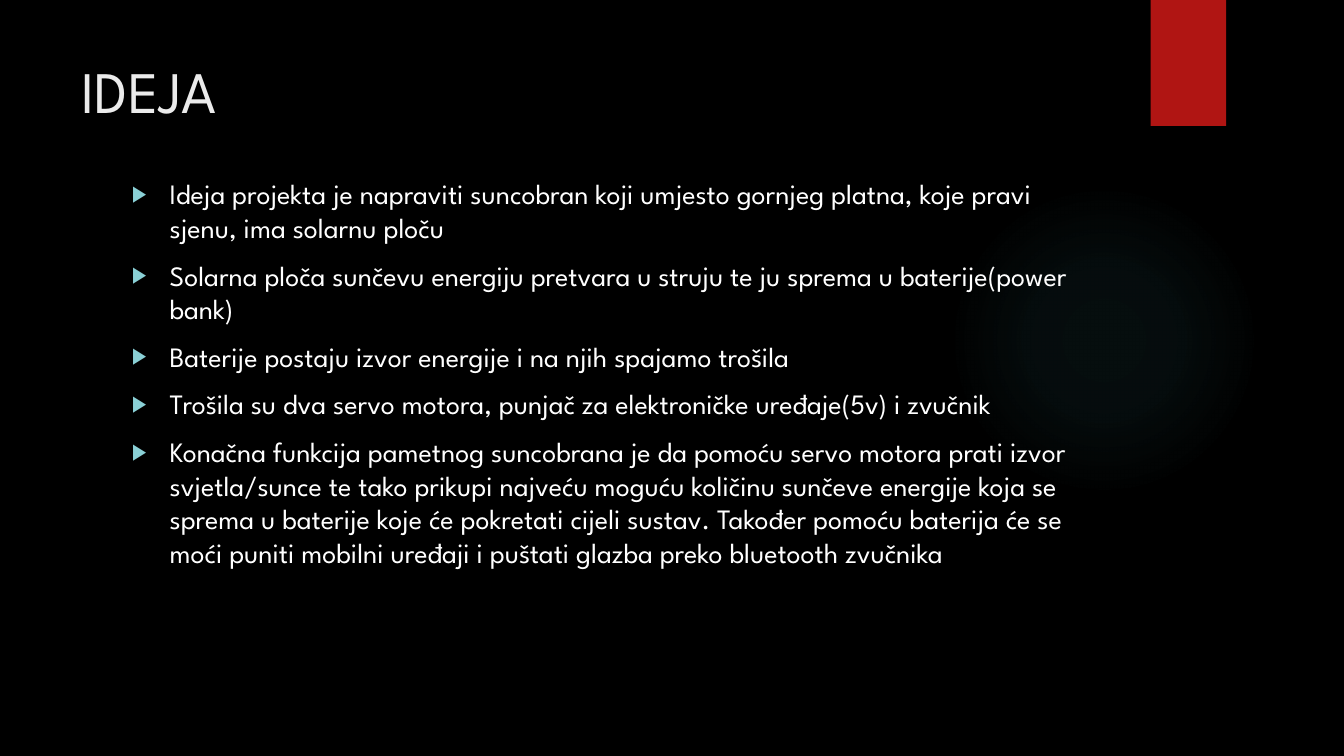
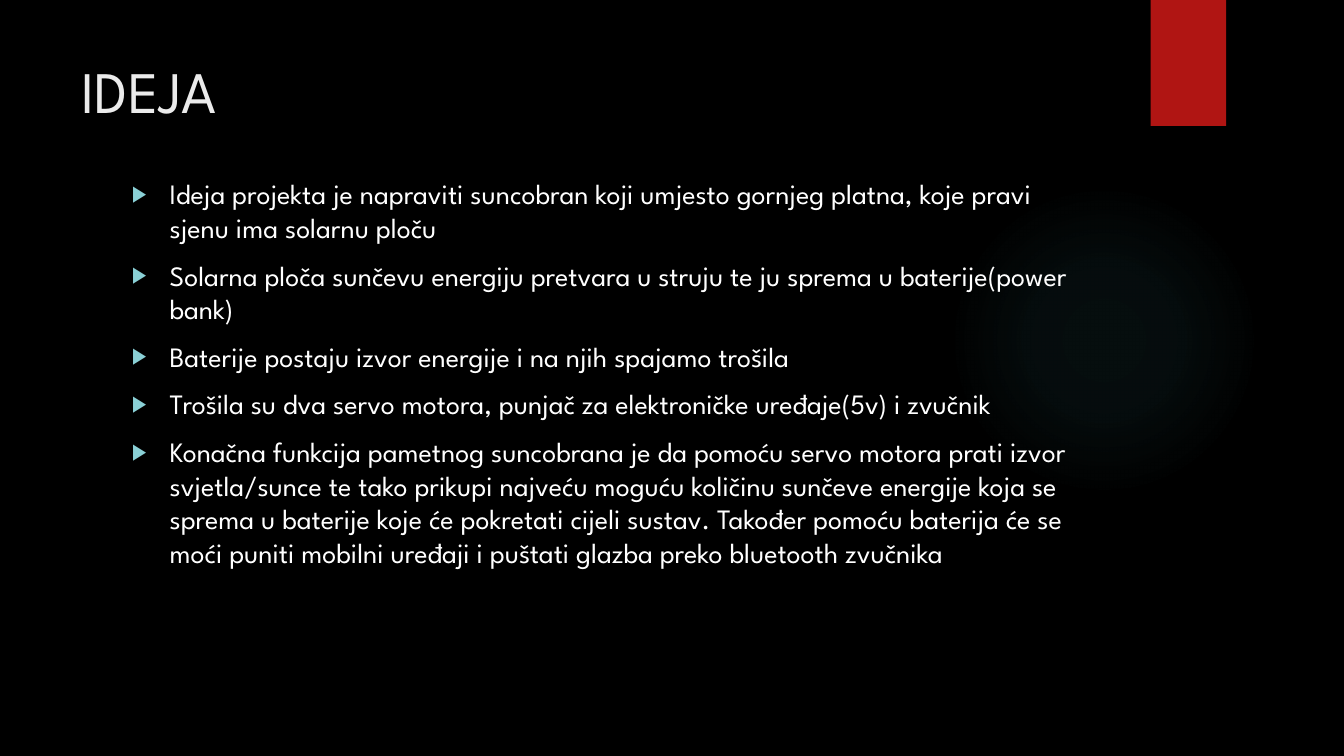
Before and after one commit to Veber00/Radovi, a slide deck: slide 2 of Ugradeni sustavi - Pametni suncobran/Pametni_suncobran/Suncobran-prezentacija/PAMETNI SUNCOBRAN.pptx. Drawn at 1344x756 pixels with LibreOffice and Linux fonts; fonts in the diff are those of the drawing; background and template pictures are left out. Boxes give left, top, right and bottom in pixels: in the first picture for what was removed or moved away, otherwise in the second. Text is boxed around its words. In the diff, an @@ line names an element or a change of style, - is before the commit and + after.

Commit message:
update

```diff
--- a/Ugradeni sustavi - Pametni suncobran/Pametni_suncobran/Suncobran-prezentacija/PAMETNI SUNCOBRAN.pptx
+++ b/Ugradeni sustavi - Pametni suncobran/Pametni_suncobran/Suncobran-prezentacija/PAMETNI SUNCOBRAN.pptx
@@ text at [170,184,1031,244]: text changed @@
-▶ Ideja projekta je napraviti suncobran koji umjesto gornjeg platna, koje pravi sjenu, ima solarnu ploču
+▶ Ideja projekta je napraviti suncobran koji umjesto gornjeg platna, koje pravi sjenu ima solarnu ploču
```
Also in this commit, not shown: 6 slides added.
